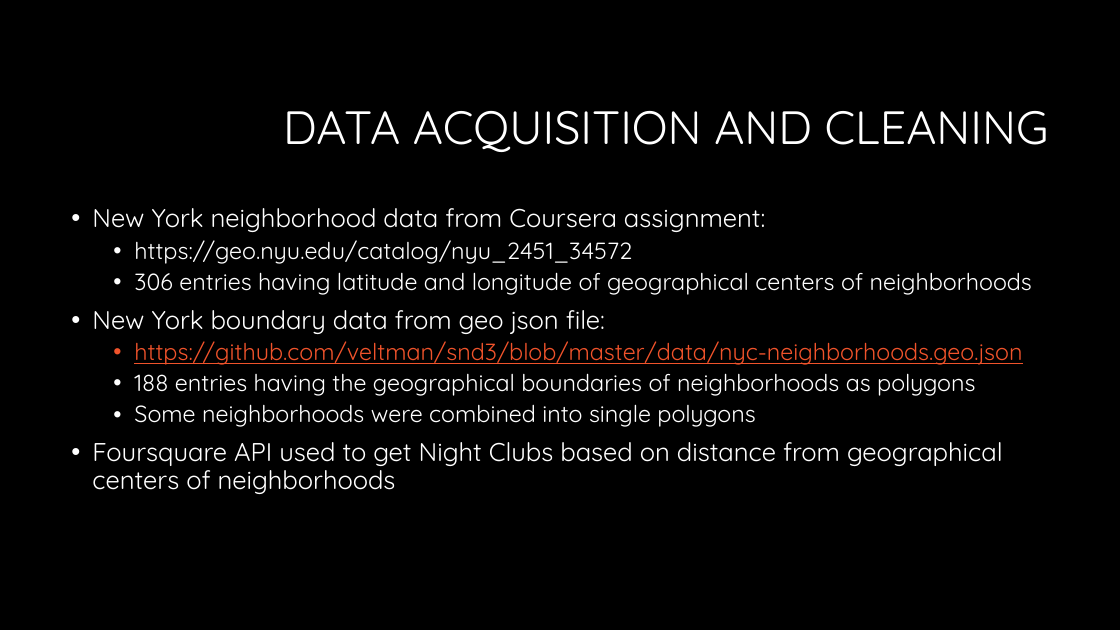
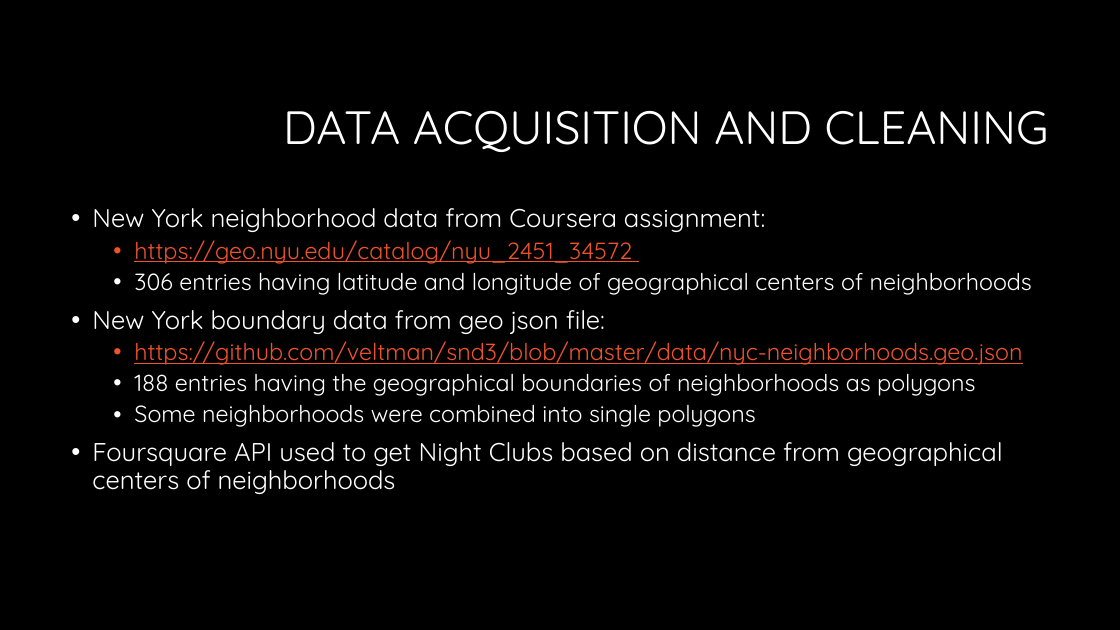
Before and after one commit to psharer/Coursera_Capstone, a slide deck: slide 4 of Finding a Night Club Location in New York.pptx (slide 3 before the commit). Drawn at 1120x630 pixels with LibreOffice and Linux fonts; fonts in the diff are those of the drawing; background and template pictures are left out. Boxes give left, top, right and bottom in pixels: in the first picture for what was removed or moved away, otherwise in the second. Text is boxed around its words. In the diff, an @@ line names an element or a change of style, - is before the commit and + after.

```diff
--- a/Finding a Night Club Location in New York.pptx
+++ b/Finding a Night Club Location in New York.pptx
@@ text at (134,240,632,264): text colour #FFFFFF to #F0532B, underline on in "https://geo.nyu.edu/catalog/nyu_2451_34572" @@
```
Also in this commit, not shown: 2 other slides changed, 2 slides added, 1 slide removed, 2 other files.
